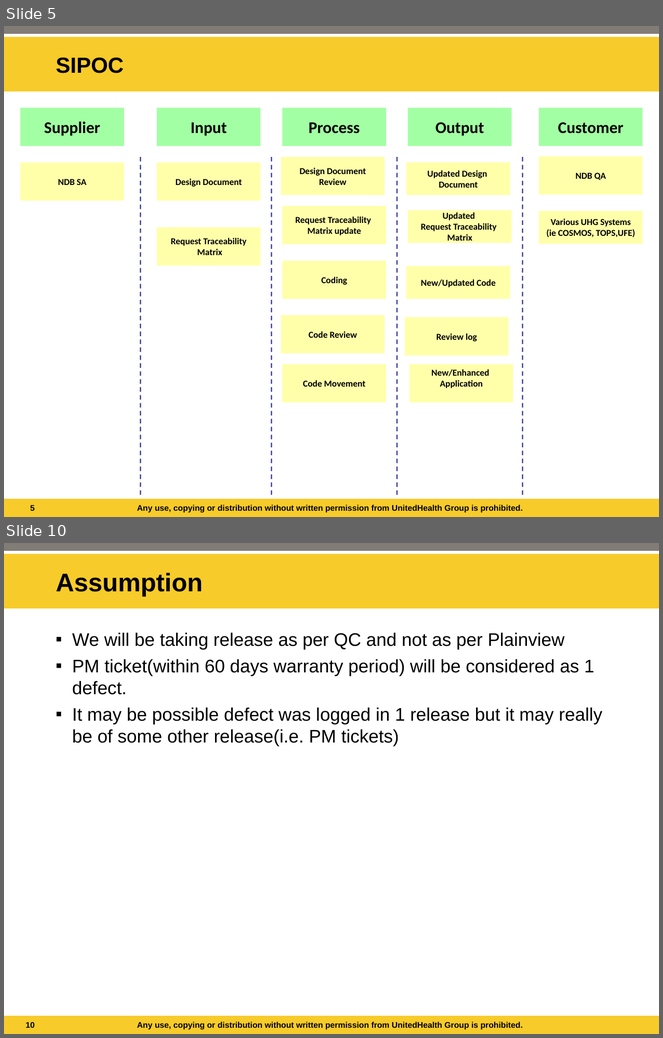
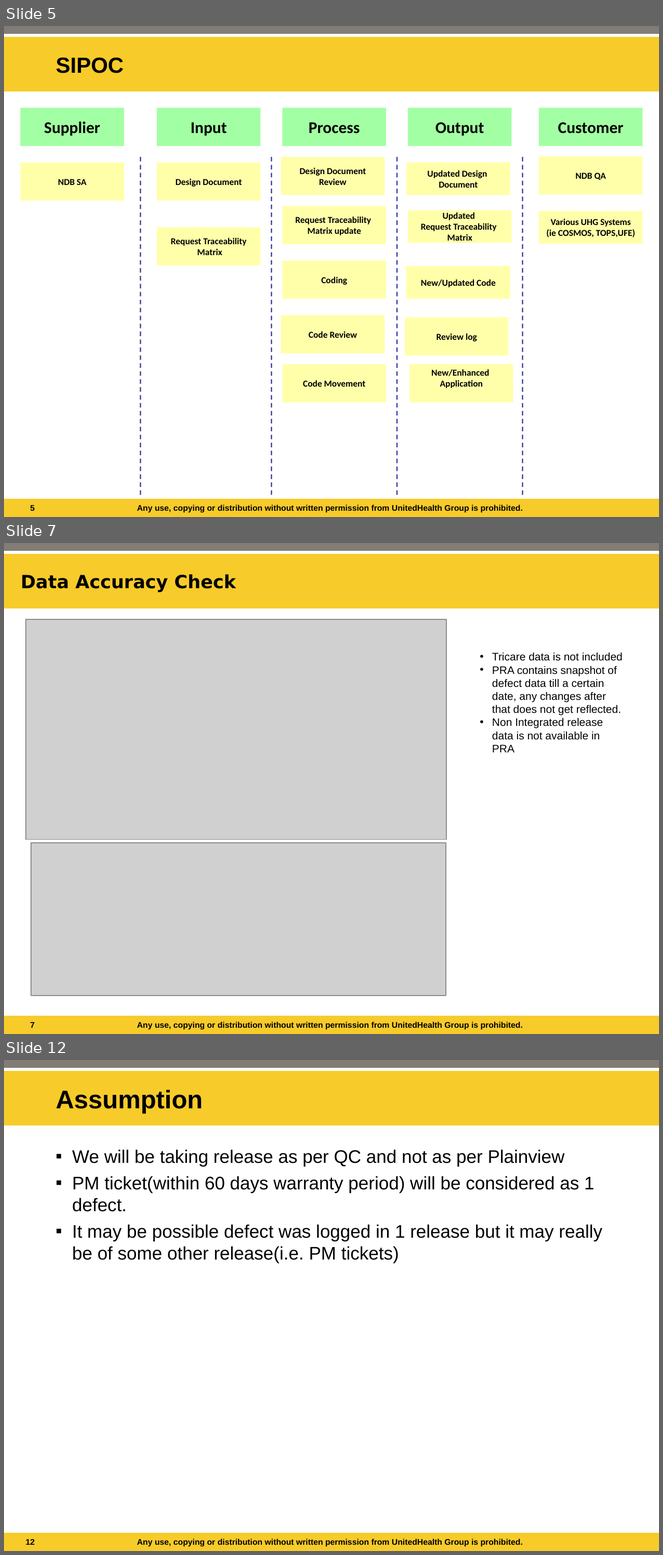
Before and after one commit to tp70227/GBDocs, a slide deck: Final update - DD GB.ppt. Shown one above the other, each under a label of ours: slides 5 and 10 before the commit, slides 5, 7 and 12 after it; the slides between them are not shown. The pictures are 663x1038 and 663x1555 pixels, drawn with LibreOffice and Linux fonts; fonts in the diff are those of the drawing; grey boxes stand for pictures; background and template pictures are left out. Boxes give left, top, right and bottom in pixels: in the first picture for what was removed or moved away, otherwise in the second. Text is boxed around its words. In the diff, an @@ line names an element or a change of style, - is before the commit and + after.

```diff
--- a/Final update - DD GB.ppt
+++ b/Final update - DD GB.ppt
@@ slide 7 added at (4, 543, 659, 1034), background #FFFFFF; not listed: 5 template elements that a slide beside it also shows @@
@@ text added at (21, 574, 236, 592), 20 pt, text #000000, bold @@
+Data Accuracy Check
@@ picture added at (26, 619, 446, 840) @@
@@ text added at (492, 652, 623, 753), 12 pt, text #000000 @@
+• Tricare data is not included
+• PRA contains snapshot of defect data till a certain date, any changes after that does not get reflected.
+• Non Integrated release data is not available in PRA
@@ picture added at (31, 843, 445, 996) @@
@@ what was slide 10 is now slide 12 @@
@@ page number at (26, 1539, 35, 1545): text changed @@
-10
+12
```
Also in this commit, not shown: 2 slides changed, 1 other slide added, 8 other files.
